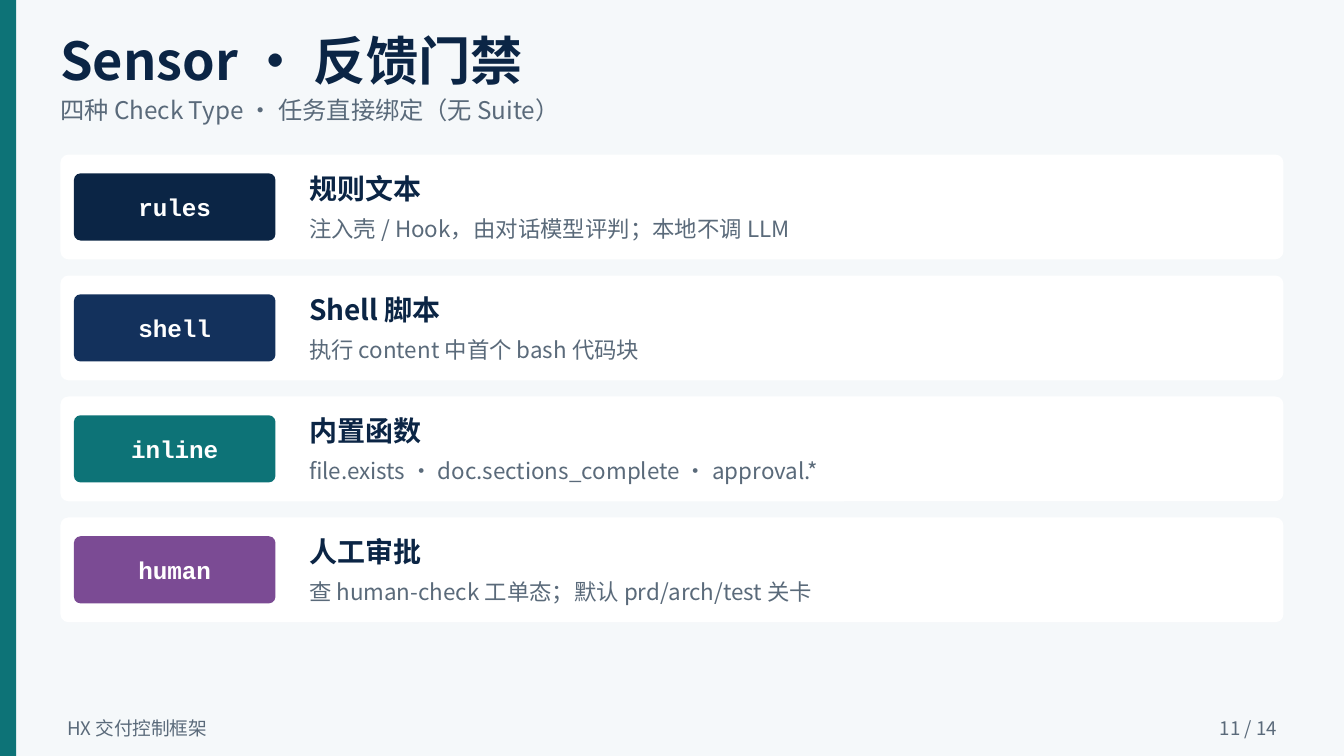
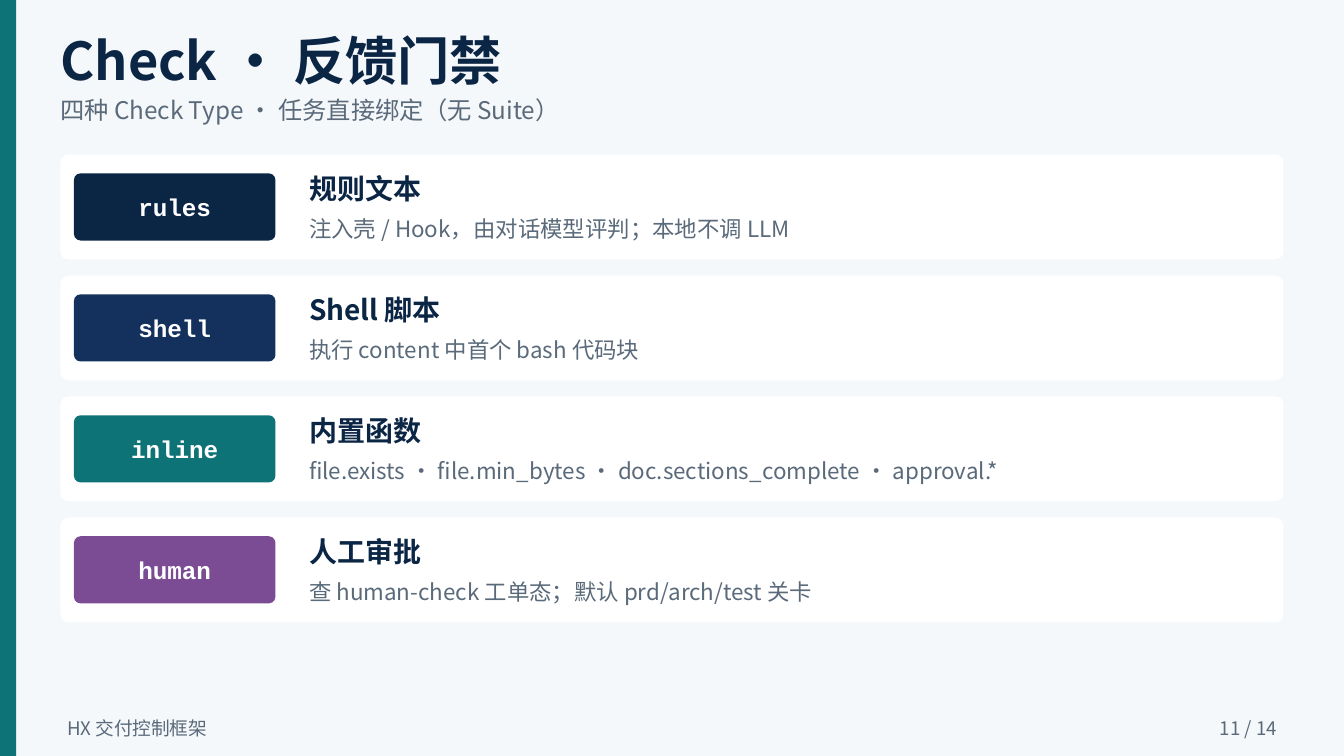
Before and after one commit to llm-insights-share/hx-lite, a slide deck: slide 11 of docs/HX应用介绍.pptx. Drawn at 1344x756 pixels with LibreOffice and Linux fonts; fonts in the diff are those of the drawing. Boxes give left, top, right and bottom in pixels: in the first picture for what was removed or moved away, otherwise in the second. Text is boxed around its words. In the diff, an @@ line names an element or a change of style, - is before the commit and + after.

Commit message:
release: hx-lite v1.02 — Template package/docx delivery & Check terminology
Propagate Guide template packages (incl. .docx) through export, sync, and
shell path layout; align gates/docs/PPTX to Check wording and nhx check.

```diff
--- a/docs/HX应用介绍.pptx
+++ b/docs/HX应用介绍.pptx
@@ text at bbox=[60, 35, 502, 85]: text changed @@
-Sensor · 反馈门禁
+Check · 反馈门禁
@@ text at bbox=[309, 461, 999, 484]: text changed @@
-file.exists · doc.sections_complete · approval.*
+file.exists · file.min_bytes · doc.sections_complete · approval.*
```
Also in this commit, not shown: 11 other slides changed, 35 other files.
